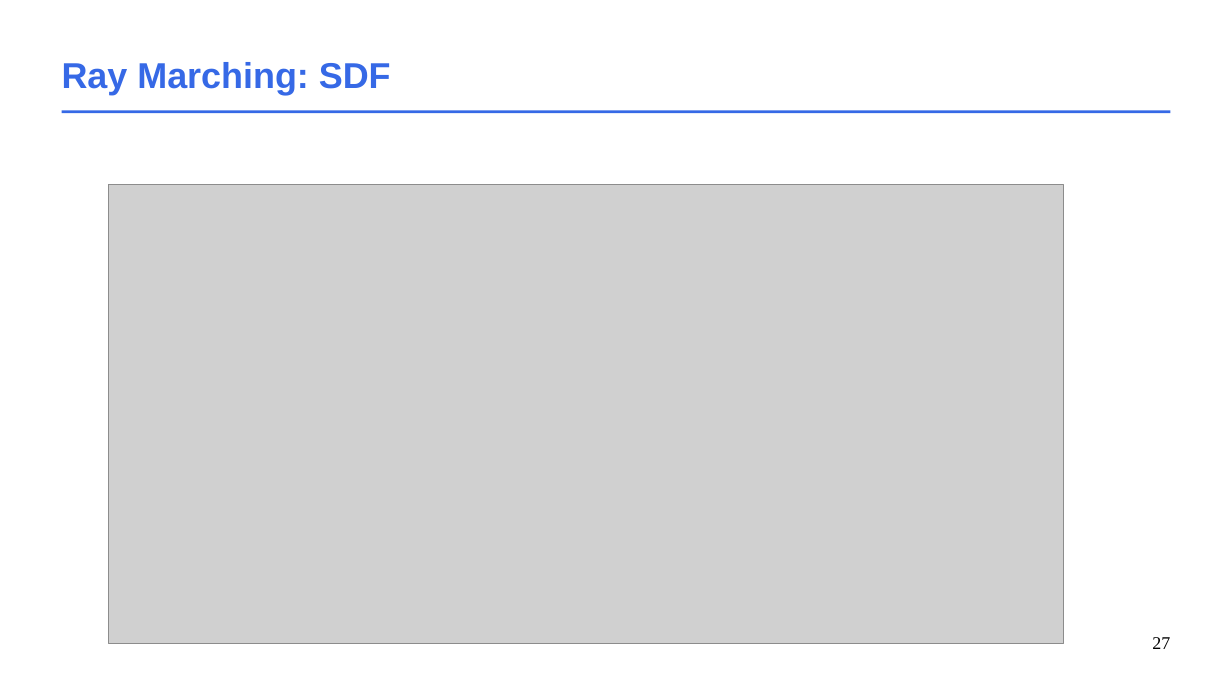
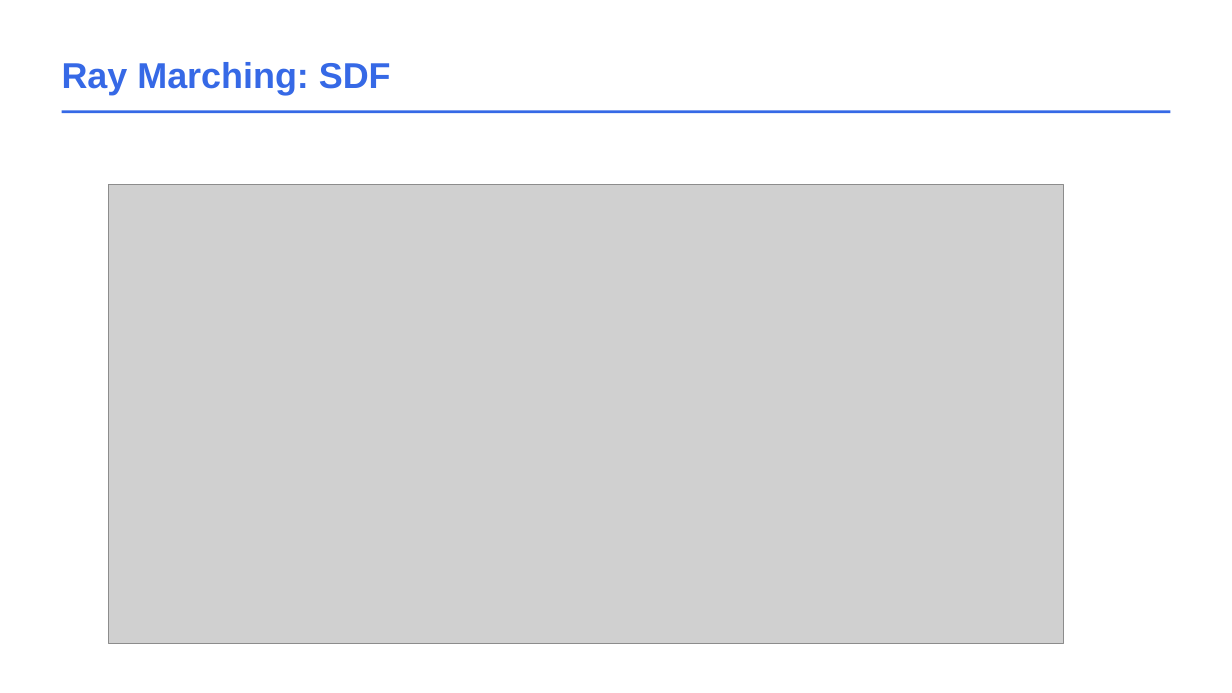
Before and after one commit to schreckc/schreckc.github.io, a slide deck: slide 27 of cours/graphics_ray_marching.odp. Drawn at 1232x693 pixels with LibreOffice and Linux fonts; fonts in the diff are those of the drawing; grey boxes stand for pictures. Boxes give left, top, right and bottom in pixels: in the first picture for what was removed or moved away, otherwise in the second. Text is boxed around its words. In the diff, an @@ line names an element or a change of style, - is before the commit and + after.

Commit message:
ray marching

```diff
--- a/cours/graphics_ray_marching.odp
+++ b/cours/graphics_ray_marching.odp
@@ page number removed at (x1=1152, y1=637, x2=1170, y2=649) @@
-27
```
Also in this commit, not shown: 31 other slides changed, 7 slides added, 5 other files.
